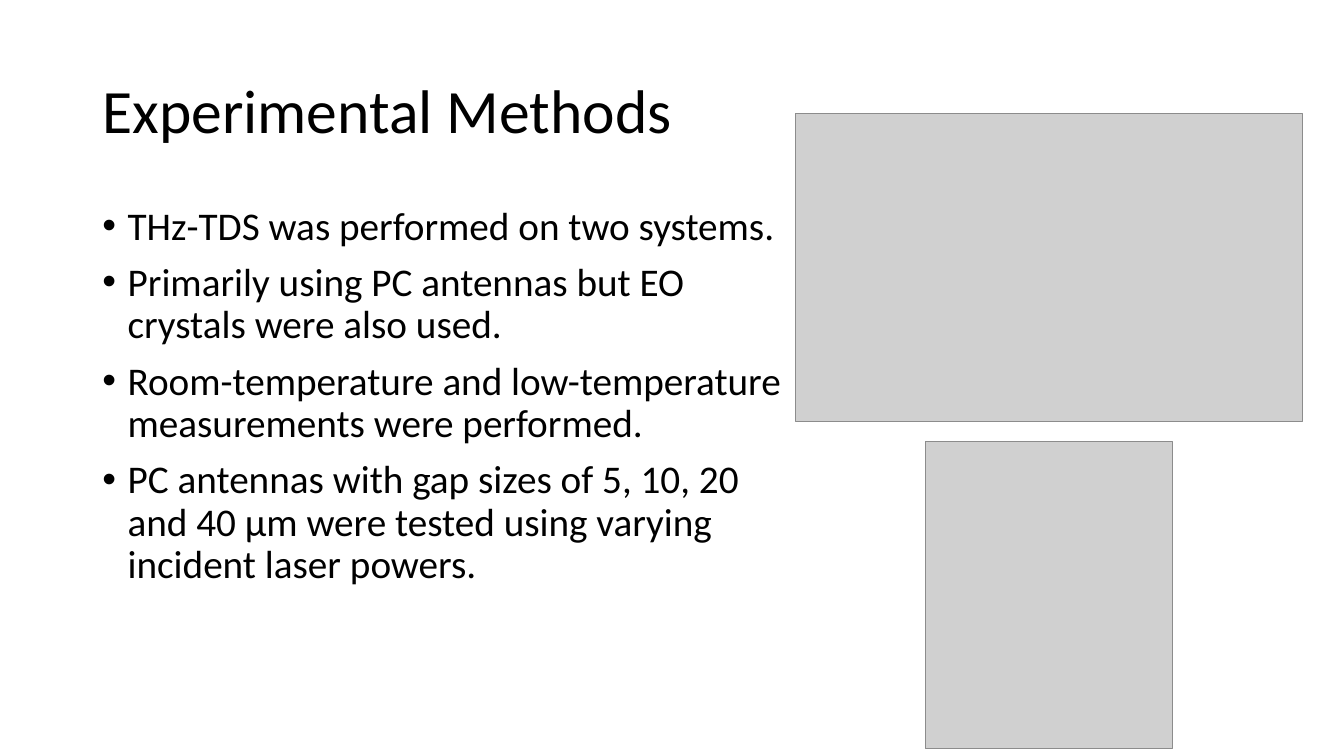
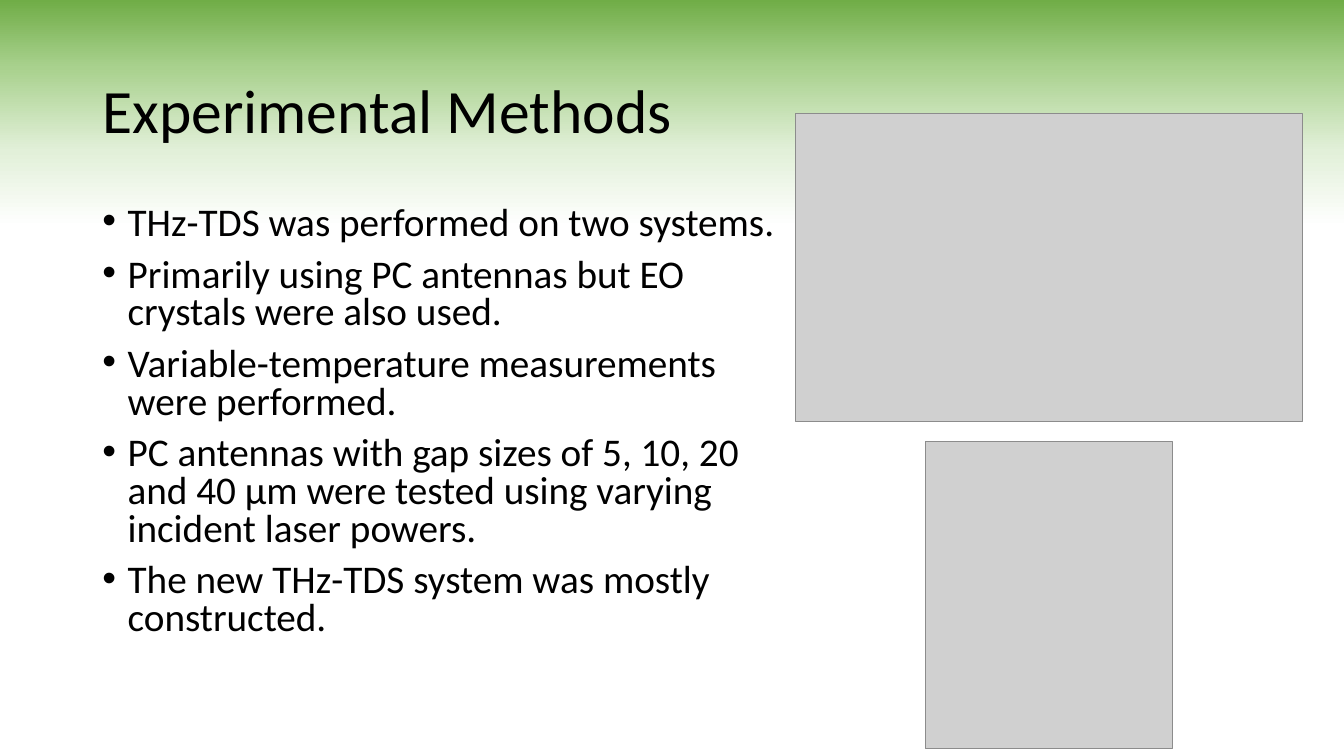
Before and after one commit to CalumTowler/Final-PhD-Files, a slide deck: slide 4 of VIVA_Presentation.pptx (slide 5 before the commit). Drawn at 1344x756 pixels with LibreOffice and Linux fonts; fonts in the diff are those of the drawing; grey boxes stand for pictures. Boxes give left, top, right and bottom in pixels: in the first picture for what was removed or moved away, otherwise in the second. Text is boxed around its words. In the diff, an @@ line names an element or a change of style, - is before the commit and + after.

```diff
--- a/VIVA_Presentation.pptx
+++ b/VIVA_Presentation.pptx
@@ background #FFFFFF to gradient #70AD47 to #A9D18E to #E2F0D9 to #FFFFFF @@
@@ text at (128, 208, 775, 549): line spacing 0.9 to 0.8 @@
@@ text at (128, 349, 716, 422): text changed @@
-• Room-temperature and low-temperature measurements were performed.
+• Variable-temperature measurements were performed.
@@ text at (128, 565, 710, 632): paragraph added @@
+• The new THz-TDS system was mostly constructed.
```
Also in this commit, not shown: 12 other slides changed, 2 slides added, 3 slides removed.
